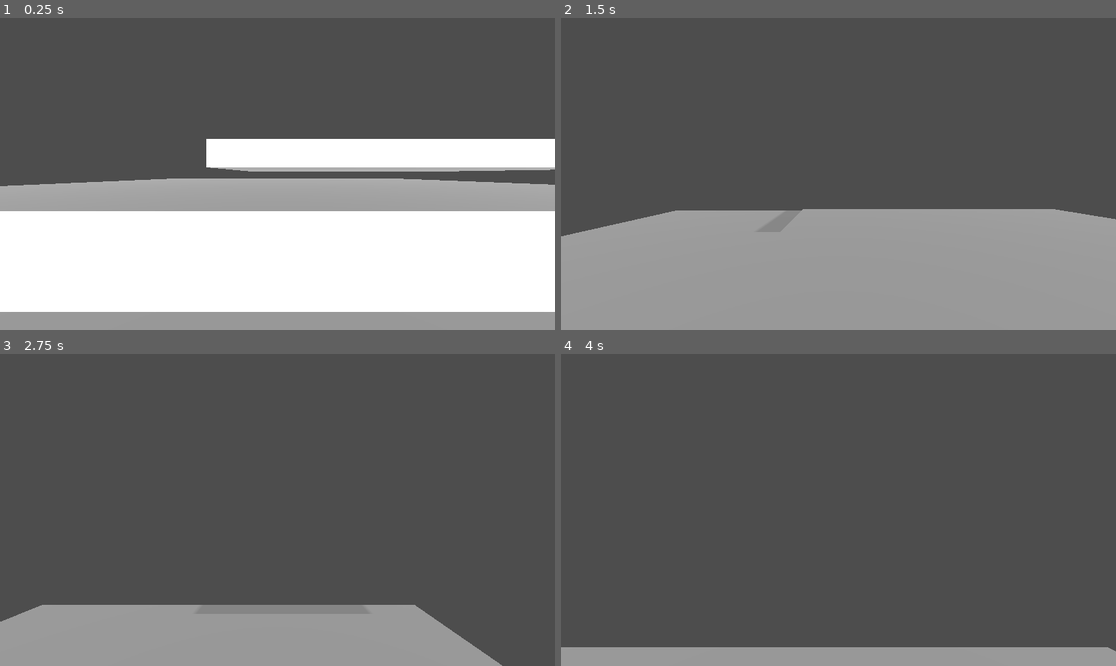
Above: before the commit, frames 1-4 (two rows, left to right).
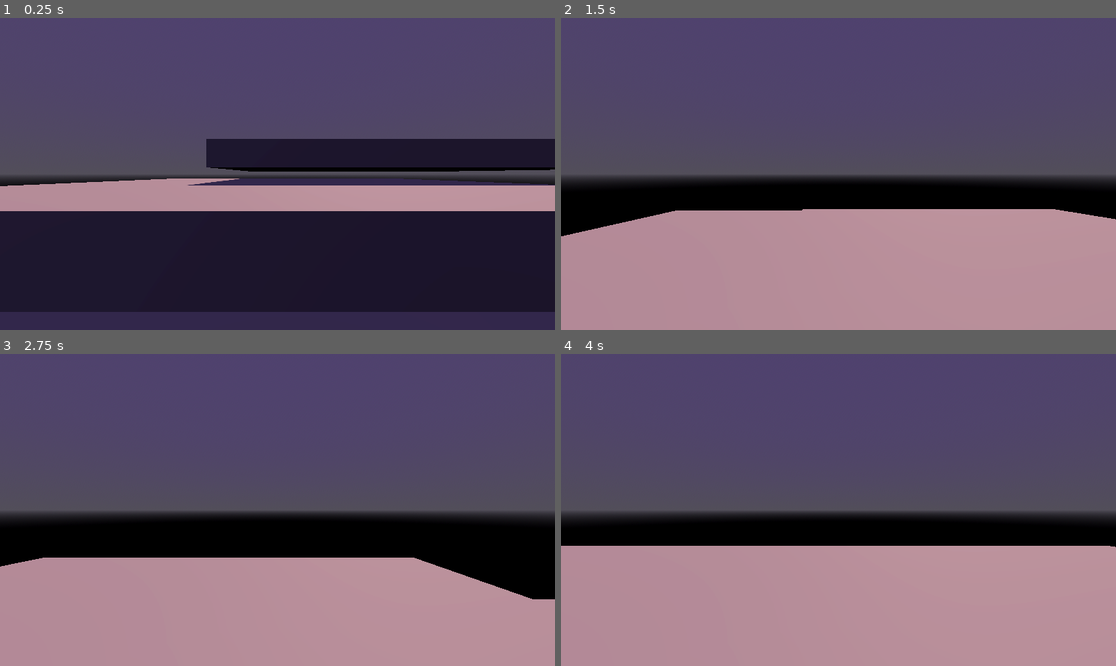
Above: after the commit, the same moments.

Repository: WildcatGameStudios/ScaryHouse
Game: Godot game, scene res://scenes/debug/debug_player_environment.tscn
Two runs of this game, one before a commit and one after it. Both use one fixed random seed, a clock stepped at 60 frames per second and the inputs below.
Inputs:
- Up to frame 1 (0.25 s): no input
- Up to frame 2 (1.5 s): tap Enter at 0.5 s; hold W (move_forward) from 0.53 s (still down); tap Space (jump) at 0.6, 0.77, 1.07 s; tap Shift (run) at 1.35 s
- Up to frame 3 (2.75 s): keep holding W (move_forward); tap Space (jump) at 1.52, 1.55, 1.82, 2.1 s
- Up to frame 4 (4 s): keep holding W (move_forward); tap Shift (run) at 2.85 s; tap Space (jump) at 3.02, 3.05, 3.32, 3.6, 3.77 s

The runs differ from the first frame. In frame 1, 85% of the frame differs, in the area x 0-100%, y 0-100%; in frame 2, 79%; in frame 3, 82%; in frame 4, 82%.

Commit message:
added lights

Diff:
--- a/scenes/debug/debug_player_environment.tscn
+++ b/scenes/debug/debug_player_environment.tscn
@@ -1,15 +1,32 @@
-[gd_scene load_steps=3 format=3 uid="uid://cefsh68ong0rg"]
+[gd_scene load_steps=5 format=3 uid="uid://cefsh68ong0rg"]
 
-[ext_resource type="PackedScene" uid="uid://bcv40fcphjv3m" path="res://scenes/player.tscn" id="1_3o6y4"]
+[ext_resource type="PackedScene" uid="uid://bcv40fcphjv3m" path="res://scenes/player/player.tscn" id="1_3o6y4"]
 
-[sub_resource type="Environment" id="Environment_3o6y4"]
+[sub_resource type="ProceduralSkyMaterial" id="ProceduralSkyMaterial_3o6y4"]
+sky_top_color = Color(0.252202, 0.214962, 0.338636, 1)
+sky_horizon_color = Color(0.259216, 0.249677, 0.280381, 1)
+ground_bottom_color = Color(0.00338006, 0.0024662, 0.00160868, 1)
+ground_horizon_color = Color(0.259216, 0.249677, 0.280381, 1)
+
+[sub_resource type="Sky" id="Sky_fvu4u"]
+sky_material = SubResource("ProceduralSkyMaterial_3o6y4")
+
+[sub_resource type="Environment" id="Environment_b35ig"]
 background_mode = 2
-background_color = Color(0.471476, 0.640224, 0.997988, 1)
-ambient_light_source = 3
-ambient_light_color = Color(0.838897, 0.838897, 0.838897, 1)
-ambient_light_sky_contribution = 0.1
+sky = SubResource("Sky_fvu4u")
+tonemap_mode = 2
+glow_enabled = true
 
 [node name="DebugPlayerEnvironment" type="Node3D"]
+
+[node name="WorldEnvironment" type="WorldEnvironment" parent="."]
+environment = SubResource("Environment_b35ig")
+
+[node name="DirectionalLight3D" type="DirectionalLight3D" parent="."]
+transform = Transform3D(-0.866023, -0.433016, 0.250001, 0, 0.499998, 0.866027, -0.500003, 0.749999, -0.43301, 0, 0, 0)
+light_color = Color(0.990515, 0.733095, 0.593997, 1)
+light_energy = 0.5
+shadow_enabled = true
 
 [node name="greyboxing" type="Node" parent="."]
 
@@ -30,12 +47,6 @@
 
 [node name="player" parent="." instance=ExtResource("1_3o6y4")]
 transform = Transform3D(1, 0, 0, 0, 1, 0, 0, 0, 1, 0, 1.3868, 1)
-
-[node name="WorldEnvironment" type="WorldEnvironment" parent="."]
-environment = SubResource("Environment_3o6y4")
-
-[node name="DirectionalLight3D" type="DirectionalLight3D" parent="."]
-transform = Transform3D(1, 0, 0, 0, 1, 0, 0, 0, 1, 0, 6.52416, 0)
-light_energy = 1.52
-light_angular_distance = 16.1
-shadow_enabled = true
+can_crouch = false
+can_dash = false
+can_double_jump = false
Renamed: scenes/player.tscn -> scenes/player/player.tscn
